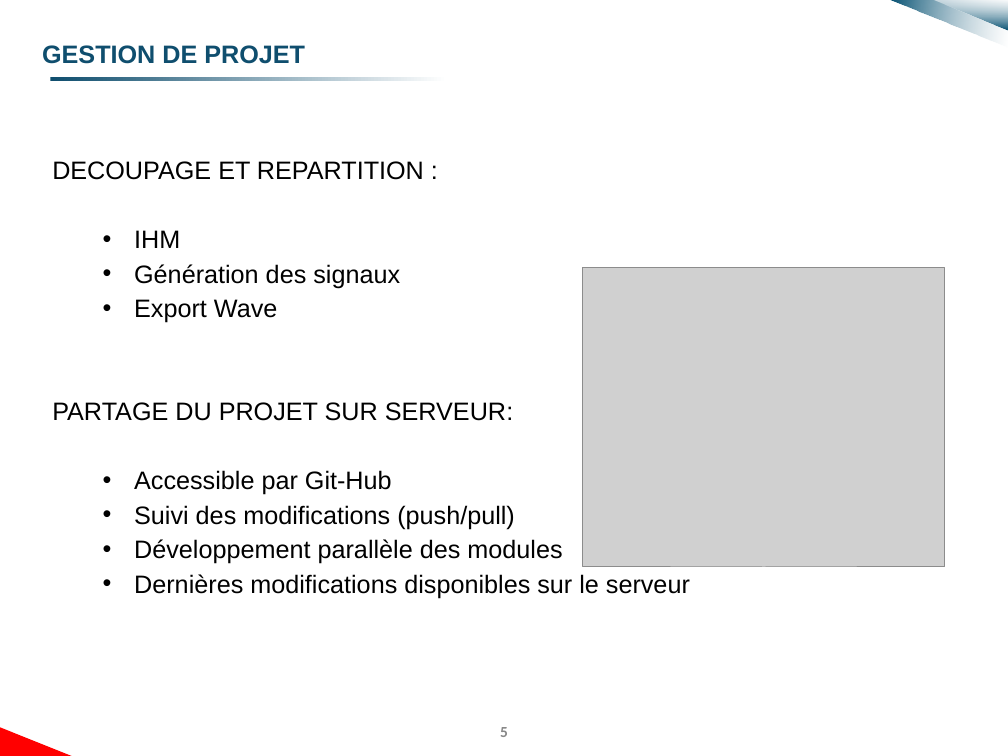
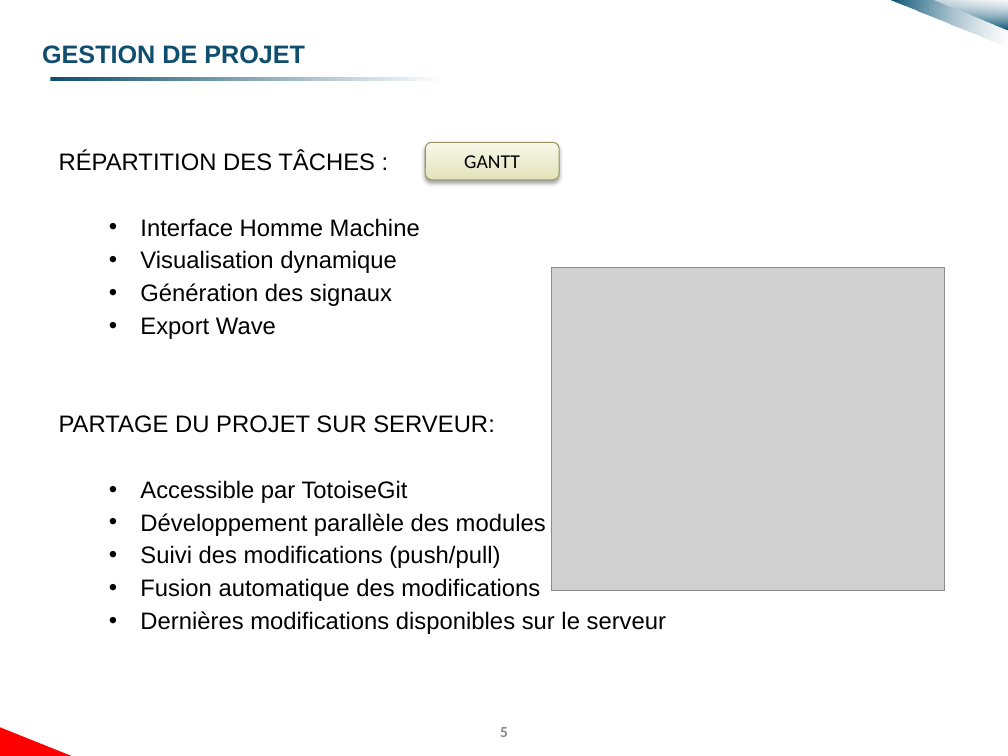
Before and after one commit to Nakio195/GBF_Project, a slide deck: slide 5 of Docs/Rendus/Rendu 3/Rendu 3.pptx. Drawn at 1008x756 pixels with LibreOffice and Linux fonts; fonts in the diff are those of the drawing; grey boxes stand for pictures; background and template pictures are left out. Boxes give left, top, right and bottom in pixels: in the first picture for what was removed or moved away, otherwise in the second. Text is boxed around its words. In the diff, an @@ line names an element or a change of style, - is before the commit and + after.

```diff
--- a/Docs/Rendus/Rendu 3/Rendu 3.pptx
+++ b/Docs/Rendus/Rendu 3/Rendu 3.pptx
@@ text "RÉPARTITION DES TÂCHES :": place and size @@
-text "RÉPARTITION DES TÂCHES :" at [52,161,690,598]
+text "RÉPARTITION DES TÂCHES :" at [59,151,666,634]
@@ rounded rectangle added at [425,142,559,179], fill gradient #E2E2B9 to #EAEACE to #F7F7EC, outline #979763 0.75 pt, 14 pt, text #000000 @@
+GANTT
@@ text at [59,151,420,273]: text changed; size 18 to 17 pt @@
-DECOUPAGE ET REPARTITION :
-  • IHM
+RÉPARTITION DES TÂCHES :
+  • Interface Homme Machine
+  • Visualisation dynamique
@@ picture: place and size @@
-picture at [583,268,944,568]
+picture at [551,268,946,591]
@@ text at [59,283,666,634]: size 18 to 17 pt in "Génération des signaux", "Export Wave", "PARTAGE DU PROJET SUR SERVEUR:", "Suivi des modifications (push/pull)" and 1 more places @@
@@ text at [140,480,546,536]: text changed; size 18 to 17 pt @@
-  • Accessible par Git-Hub
+  • Accessible par TotoiseGit
+  • Développement parallèle des modules
@@ text at [140,578,540,601]: text changed; size 18 to 17 pt @@
-  • Développement parallèle des modules
+      • Fusion automatique des modifications
```
Also in this commit, not shown: 9 other slides changed, 4 slides added.
